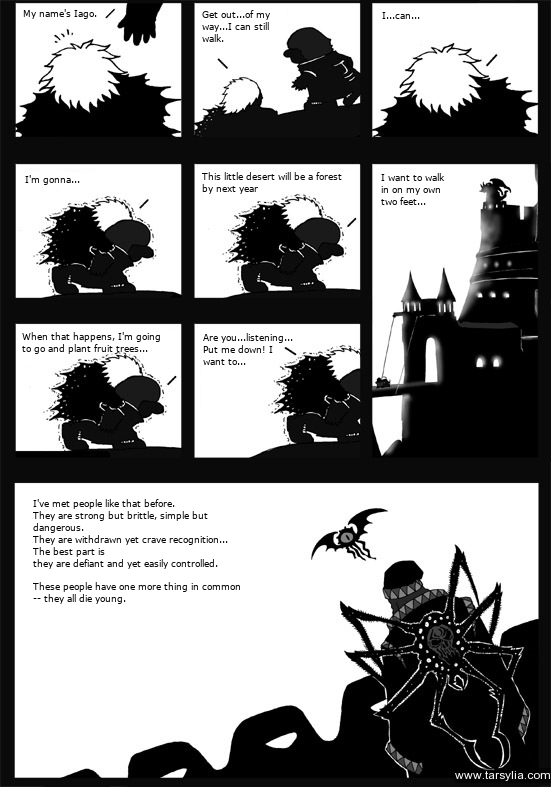
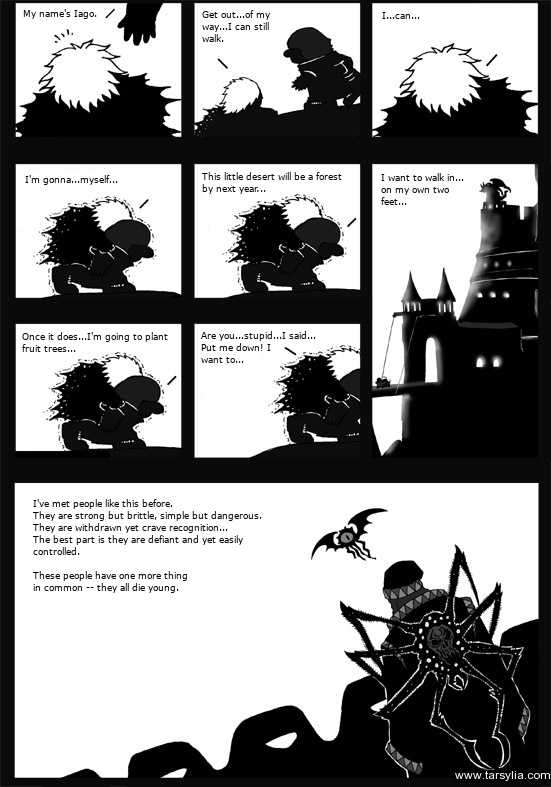
Layer changes from the first w=551, h=787 image to the second:
renamed "I'm gonna..." to "I'm gonna...myself...", painted on it over (80, 175, 118, 185)
renamed "Are you...listening... ..." to "Are you...stupid...I said... ...", painted on it over (201, 331, 316, 365)
renamed "When that happens, I'm going t..." to "Once it does...I'm going to pl...", painted on it over (22, 332, 168, 354)
painted on "This little desert will be a f..." over (257, 190, 266, 192)
renamed "I want to walk in on my own tw..." to "I want to walk in... ...", painted on it over (381, 174, 464, 205)
renamed "I've met people like that befo..." to "I've met people like this befo...", painted on it over (33, 499, 262, 604)
